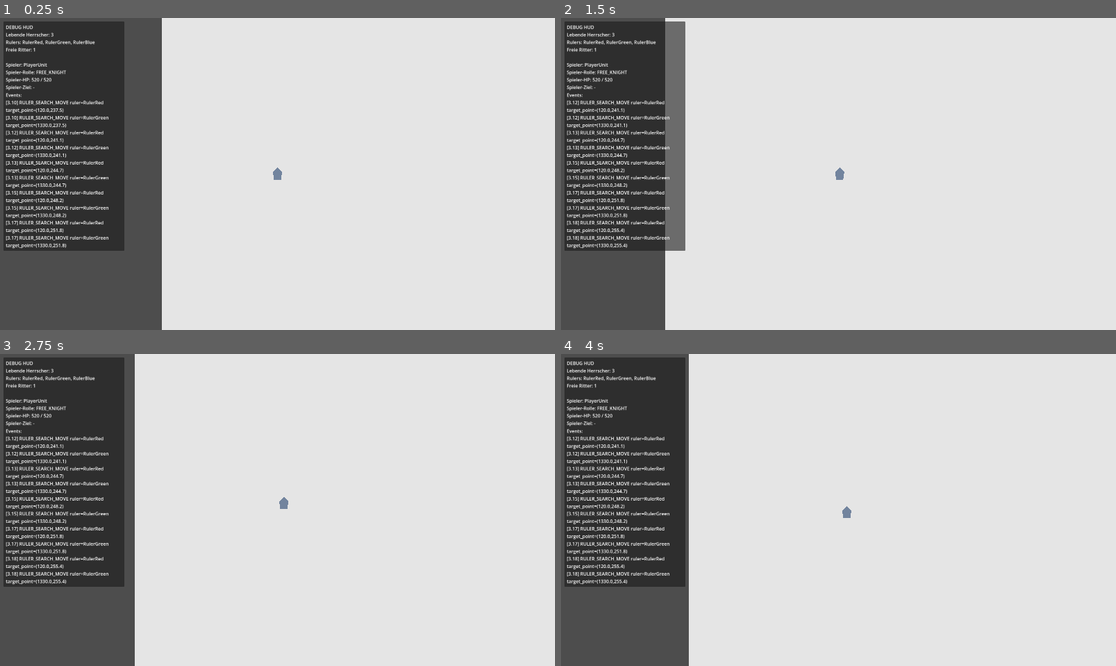
Above: before the commit, frames 1-4 (two rows, left to right).
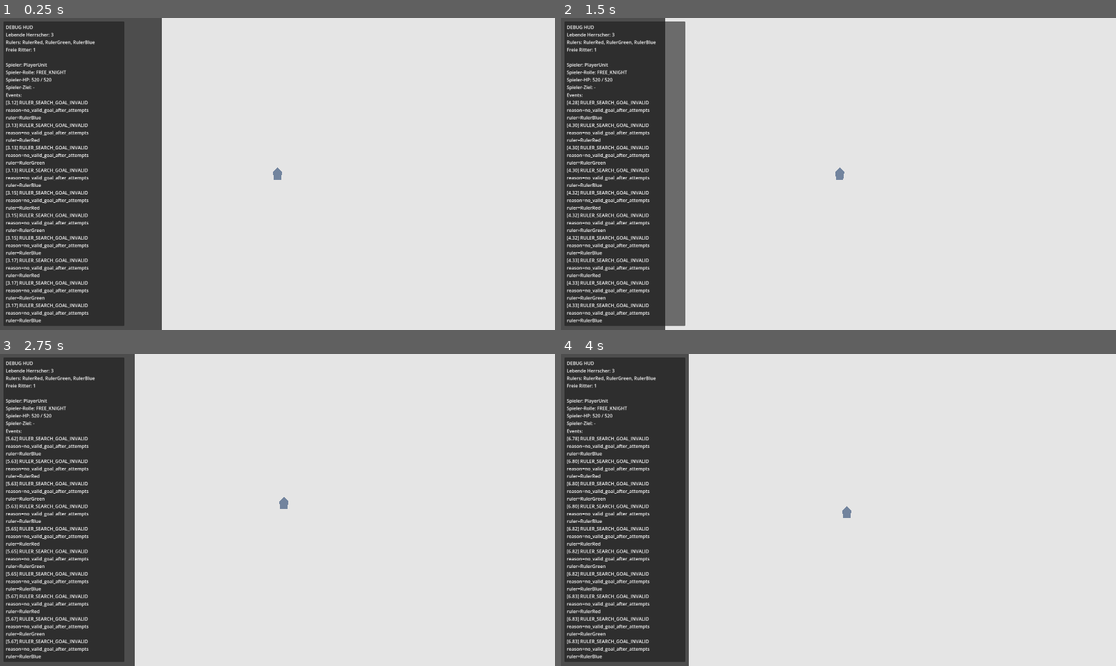
Above: after the commit, the same moments.

Repository: cblab/kingslayer
Game: Godot game, scene res://scenes/Main.tscn
Two runs of this game, one before a commit and one after it. Both use one fixed random seed, a clock stepped at 60 frames per second and the inputs below.
Inputs (mouse positions are in pixels of both pictures, inside the frame that each line leads up to):
- Up to frame 1 (0.25 s): no input
- Up to frame 2 (1.5 s): move the mouse to (960, 158) at 0.52 s; click (960, 158) at 0.67 s; move the mouse to (727, 189) at 1.27 s; click (727, 189) at 1.42 s
- Up to frame 3 (2.75 s): move the mouse to (333, 441) at 2.02 s; click (333, 441) at 2.17 s
- Up to frame 4 (4 s): move the mouse to (810, 572) at 2.77 s; click (810, 572) at 2.92 s; move the mouse to (1005, 556) at 3.52 s; click (1005, 556) at 3.67 s

The runs differ from the first frame. In frame 1, 7.1% of the frame differs, in the area x 0-23%, y 26-99%; in frame 2, 7.1%; in frame 3, 7.1%; in frame 4, 7.1%.

Commit message:
Fix ruler search goal validation, guard succession, and spawn pool dedupe

Diff:
--- a/scripts/units/unit.gd
+++ b/scripts/units/unit.gd
@@ -76,6 +76,9 @@
 const _RULER_SEARCH_STUCK_TIMEOUT: float = 1.4
 const _RULER_SEARCH_STUCK_DELTA_EPSILON: float = 3.0
 const _RULER_SEARCH_MIN_TARGET_DISTANCE: float = 96.0
+const _RULER_SEARCH_GOAL_DUPLICATE_EPSILON: float = 12.0
+const _RULER_SEARCH_PICK_ATTEMPTS: int = 12
+
 
 @onready var _visual: Polygon2D = $Visual
 @onready var _ruler_marker: Node2D = $RulerMarker
@@ -470,23 +473,26 @@
 		or _next_search_decision_time <= 0.0
 
 	if should_pick_new_target:
-		_ruler_search_point = _pick_ruler_search_point(_current_search_target)
-		if _ruler_search_point.distance_to(global_position) < _RULER_SEARCH_MIN_TARGET_DISTANCE:
-			return
-		_has_ruler_search_point = true
-		var is_new_target := not _has_active_search_order or _current_search_target.distance_to(_ruler_search_point) > 1.0
-		_current_search_target = _ruler_search_point
-		_has_active_search_order = true
-		_ruler_search_stuck_timer = 0.0
-		_last_search_distance = global_position.distance_to(_current_search_target)
-		_repath_to(_ruler_search_point)
-		_ruler_search_timer = _rng.randf_range(ruler_search_move_interval_min, ruler_search_move_interval_max)
-		_next_search_decision_time = _ruler_search_timer
-		if is_new_target:
-			_log_event("RULER_SEARCH_MOVE", {
-				"ruler": name,
-				"target_point": _ruler_search_point,
-			})
+		var previous_goal := _current_search_target
+		var next_goal := _pick_ruler_search_point(previous_goal)
+		if next_goal != Vector2.INF:
+			_has_ruler_search_point = true
+			_current_search_target = next_goal
+			_ruler_search_point = next_goal
+			_has_active_search_order = true
+			_ruler_search_stuck_timer = 0.0
+			_last_search_distance = global_position.distance_to(_current_search_target)
+			_repath_to(_ruler_search_point)
+			_ruler_search_timer = _rng.randf_range(ruler_search_move_interval_min, ruler_search_move_interval_max)
+			_next_search_decision_time = _ruler_search_timer
+			if previous_goal == Vector2.ZERO or previous_goal.distance_to(next_goal) > _RULER_SEARCH_GOAL_DUPLICATE_EPSILON:
+				_log_event("RULER_SEARCH_MOVE", {
+					"ruler": name,
+					"target_point": next_goal,
+				})
+		else:
+			if _next_search_decision_time <= 0.0:
+				_next_search_decision_time = _rng.randf_range(0.35, 0.8)
 
 	_follow_current_path()
 
@@ -503,40 +509,59 @@
 
 func _pick_ruler_search_point(previous_target: Vector2 = Vector2.ZERO) -> Vector2:
 	var world: Node = get_parent()
-	var nearest_enemy := _find_nearest_enemy_any_distance()
-	if nearest_enemy != null:
-		var enemy_point := nearest_enemy.global_position
-		if world != null and world.has_method("get_clamped_ruler_search_point"):
-			enemy_point = world.get_clamped_ruler_search_point(global_position, enemy_point, _last_valid_ruler_search_point)
-		if enemy_point.distance_to(global_position) >= _RULER_SEARCH_MIN_TARGET_DISTANCE:
-			_last_valid_ruler_search_point = enemy_point
-			return enemy_point
+	if world == null:
+		return Vector2.INF
 
 	var fallback_target := _last_valid_ruler_search_point
 	if fallback_target == Vector2.ZERO:
 		fallback_target = previous_target
 
-	for attempt in 10:
+	var nearest_enemy := _find_nearest_enemy_any_distance()
+	if nearest_enemy != null:
+		var enemy_goal := _resolve_valid_search_goal(world, nearest_enemy.global_position, previous_target, fallback_target)
+		if enemy_goal != Vector2.INF:
+			_last_valid_ruler_search_point = enemy_goal
+			return enemy_goal
+
+	for attempt in _RULER_SEARCH_PICK_ATTEMPTS:
 		var angle := _rng.randf_range(0.0, TAU)
 		var distance := _rng.randf_range(ruler_search_move_distance_min, ruler_search_move_distance_max)
-		var offset := Vector2.RIGHT.rotated(angle) * distance
-		var roam_point := global_position + offset
-		if world != null and world.has_method("get_clamped_ruler_search_point"):
-			roam_point = world.get_clamped_ruler_search_point(global_position, roam_point, fallback_target)
-		if roam_point.distance_to(global_position) < _RULER_SEARCH_MIN_TARGET_DISTANCE:
+		var desired_point := global_position + (Vector2.RIGHT.rotated(angle) * distance)
+		var roam_goal := _resolve_valid_search_goal(world, desired_point, previous_target, fallback_target)
+		if roam_goal == Vector2.INF:
 			continue
-		if previous_target != Vector2.ZERO and roam_point.distance_to(previous_target) <= 1.0:
-			continue
-		_last_valid_ruler_search_point = roam_point
-		return roam_point
-
-	var emergency_point := global_position + Vector2.RIGHT * maxf(_RULER_SEARCH_MIN_TARGET_DISTANCE, ruler_search_move_distance_min)
-	if world != null and world.has_method("get_clamped_ruler_search_point"):
-		emergency_point = world.get_clamped_ruler_search_point(global_position, emergency_point, fallback_target)
-	if emergency_point.distance_to(global_position) < _RULER_SEARCH_MIN_TARGET_DISTANCE:
-		emergency_point = global_position + Vector2.DOWN * _RULER_SEARCH_MIN_TARGET_DISTANCE
-	_last_valid_ruler_search_point = emergency_point
-	return emergency_point
+		_last_valid_ruler_search_point = roam_goal
+		return roam_goal
+
+	_log_event("RULER_SEARCH_GOAL_INVALID", {
+		"ruler": name,
+		"reason": "no_valid_goal_after_attempts",
+	})
+	return Vector2.INF
+
+func _resolve_valid_search_goal(world: Node, desired_point: Vector2, previous_target: Vector2, fallback_target: Vector2) -> Vector2:
+	if not world.has_method("get_clamped_ruler_search_point"):
+		return Vector2.INF
+
+	var clamped_goal: Vector2 = world.get_clamped_ruler_search_point(global_position, desired_point, fallback_target)
+	if not _is_final_search_goal_valid(world, clamped_goal, previous_target):
+		return Vector2.INF
+	return clamped_goal
+
+func _is_final_search_goal_valid(world: Node, goal_point: Vector2, previous_target: Vector2) -> bool:
+	if goal_point == Vector2.INF:
+		return false
+	if not world.has_method("is_valid_ruler_search_point"):
+		return false
+	if not world.is_valid_ruler_search_point(global_position, goal_point):
+		return false
+	if goal_point.distance_to(global_position) < _RULER_SEARCH_MIN_TARGET_DISTANCE:
+		return false
+	if previous_target != Vector2.ZERO and goal_point.distance_to(previous_target) <= _RULER_SEARCH_GOAL_DUPLICATE_EPSILON:
+		return false
+	if _last_valid_ruler_search_point != Vector2.ZERO and goal_point.distance_to(_last_valid_ruler_search_point) <= _RULER_SEARCH_GOAL_DUPLICATE_EPSILON:
+		return false
+	return true
 
 func _update_guard_aggro_target() -> void:
 	var ruler := _get_ruler()
--- a/scripts/world.gd
+++ b/scripts/world.gd
@@ -22,6 +22,10 @@
 var _validated_periodic_free_knight_spawn_points: PackedVector2Array = PackedVector2Array()
 
 const _FREE_KNIGHT_SCENE: PackedScene = preload("res://scenes/units/Unit.tscn")
+const _SPAWN_POINT_DUPLICATE_EPSILON: float = 8.0
+const _SPAWN_POINT_MIN_SPACING: float = 120.0
+const _SPAWN_POINT_MIN_POOL_SIZE: int = 3
+
 
 @onready var _debug_status_label: Label = $DebugHud/Panel/Margin/Content/StatusLabel
 @onready var _debug_events_label: Label = $DebugHud/Panel/Margin/Content/EventsLabel
@@ -134,8 +138,8 @@
 		"guards_freed": freed_guard_count,
 	})
 
-	var killer_is_valid_candidate := _is_valid_live_unit(killer) \
-		and killer != dead_ruler \
+	var killer_is_valid := _is_valid_live_unit(killer) and killer != dead_ruler
+	var killer_is_valid_candidate := killer_is_valid \
 		and not killer.is_disband_cooldown_active() \
 		and killer.role != Unit.UnitRole.ROYAL_GUARD
 
@@ -145,12 +149,21 @@
 			"old_ruler": dead_ruler.name,
 			"new_ruler": killer.name,
 		})
-	elif _is_valid_live_unit(killer) and killer != dead_ruler and killer.role == Unit.UnitRole.ROYAL_GUARD:
-		log_event("RULER_SUCCESSION_BLOCKED_ROYAL_GUARD", {
-			"old_ruler": dead_ruler.name,
-			"killer": killer.name,
-		})
-	elif _is_valid_live_unit(killer) and killer != dead_ruler and killer.is_disband_cooldown_active():
+	elif killer_is_valid and killer.role == Unit.UnitRole.ROYAL_GUARD:
+		var guard_owner_ruler := _get_guard_ruler(killer)
+		if _is_valid_live_unit(guard_owner_ruler):
+			guard_owner_ruler.set_role(Unit.UnitRole.RULER)
+			log_event("RULER_SUCCESSION_VIA_GUARD", {
+				"old_ruler": dead_ruler.name,
+				"killer": killer.name,
+				"new_ruler": guard_owner_ruler.name,
+			})
+		else:
+			log_event("RULER_SUCCESSION_BLOCKED_ROYAL_GUARD", {
+				"old_ruler": dead_ruler.name,
+				"killer": killer.name,
+			})
+	elif killer_is_valid and killer.is_disband_cooldown_active():
 		log_event("RULER_SUCCESSION_BLOCKED_COOLDOWN", {
 			"old_ruler": dead_ruler.name,
 			"killer": killer.name,
@@ -376,7 +389,51 @@
 				"source_point": source_point,
 			})
 			continue
+		if _is_spawn_point_near_duplicate(_validated_periodic_free_knight_spawn_points, validated_spawn_point):
+			continue
+		if _is_spawn_point_too_close(_validated_periodic_free_knight_spawn_points, validated_spawn_point):
+			continue
 		_validated_periodic_free_knight_spawn_points.append(validated_spawn_point)
+
+	if _validated_periodic_free_knight_spawn_points.size() < _SPAWN_POINT_MIN_POOL_SIZE:
+		log_event("FREE_KNIGHT_SPAWN_POOL_DEGENERATE", {
+			"validated_points": _validated_periodic_free_knight_spawn_points.size(),
+		})
+		_apply_spawn_pool_fallback_points()
+
+func _is_spawn_point_near_duplicate(points: PackedVector2Array, candidate: Vector2) -> bool:
+	for point in points:
+		if point.distance_to(candidate) <= _SPAWN_POINT_DUPLICATE_EPSILON:
+			return true
+	return false
+
+func _is_spawn_point_too_close(points: PackedVector2Array, candidate: Vector2) -> bool:
+	for point in points:
+		if point.distance_to(candidate) < _SPAWN_POINT_MIN_SPACING:
+			return true
+	return false
+
+func _apply_spawn_pool_fallback_points() -> void:
+	var center := ruler_search_bounds.position + (ruler_search_bounds.size * 0.5)
+	var fallback_sources: Array[Vector2] = [
+		center,
+		ruler_search_bounds.position + Vector2(160.0, 160.0),
+		ruler_search_bounds.position + Vector2(ruler_search_bounds.size.x - 160.0, 160.0),
+		ruler_search_bounds.position + Vector2(160.0, ruler_search_bounds.size.y - 160.0),
+		ruler_search_bounds.position + Vector2(ruler_search_bounds.size.x - 160.0, ruler_search_bounds.size.y - 160.0),
+	]
+
+	for source_point in fallback_sources:
+		var validated_spawn_point := _resolve_valid_spawn_point(source_point)
+		if validated_spawn_point == Vector2.INF:
+			continue
+		if _is_spawn_point_near_duplicate(_validated_periodic_free_knight_spawn_points, validated_spawn_point):
+			continue
+		if _is_spawn_point_too_close(_validated_periodic_free_knight_spawn_points, validated_spawn_point):
+			continue
+		_validated_periodic_free_knight_spawn_points.append(validated_spawn_point)
+		if _validated_periodic_free_knight_spawn_points.size() >= _SPAWN_POINT_MIN_POOL_SIZE:
+			break
 
 func _resolve_valid_spawn_point(raw_spawn_point: Vector2) -> Vector2:
 	var clamped_point := _clamp_to_ruler_search_bounds(raw_spawn_point)
